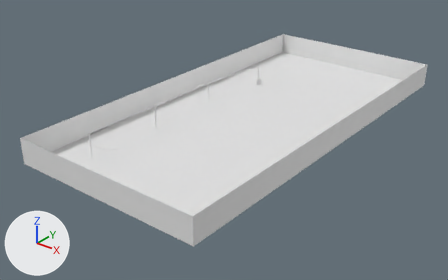
The OBJ model Ressources/Modele/SalleFinStuff.obj as it was, and as the next commit left it.
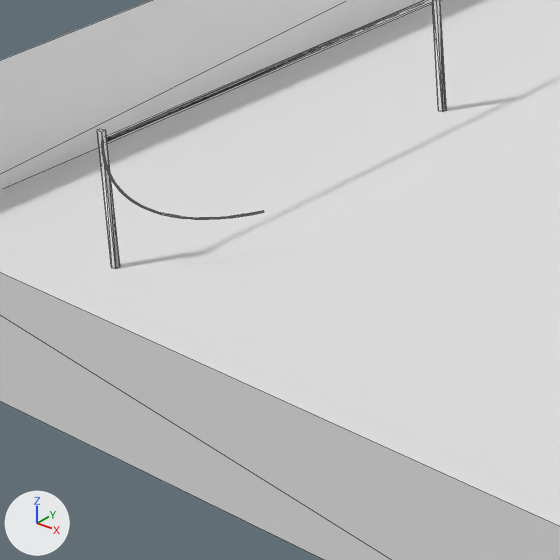
Old and new are each drawn whole from a camera (50 mm lens) standing at (182.4, -263.8, 157.4) and looking at (-33.8, 6.4, -10.2) and again close up on the part from 15% to 40% of the width and 38% to 77% of the height. The axes (+X, +Y, +Z) are drawn at lower left. The lights are the same throughout. The close-ups show mesh edges as thin lines. Where no turn or scale is listed for an object, it has been applied to the vertices.

The first close-up shows 'Cube_Cube.001'.
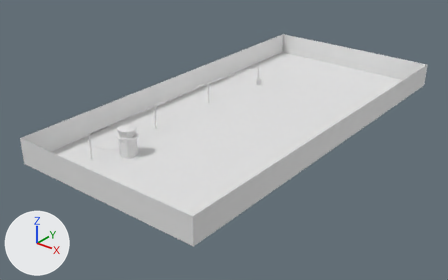
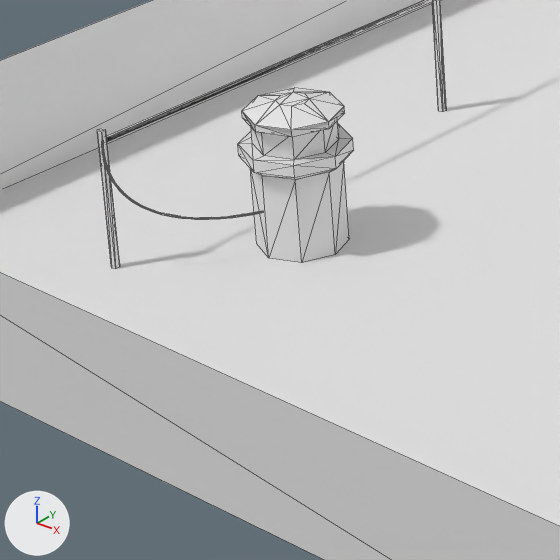
Commit message: Finalisation de la salle finale

Pixel boxes [x1, y1, x2, y2] of what changed, in the close-ups (560 x 560 px):
part 1 of me_cube_cube_001, added: after [238, 88, 354, 263]

Diff of the bpy script that builds the scene:
```diff
--- a/Ressources/Modele/SalleFinStuff.obj.py
+++ b/Ressources/Modele/SalleFinStuff.obj.py
@@ me_cube_cube_001 @@
 # used by ob_cube_cube_001; location = (0.0, 0.0, 0.0)
-me_cube_cube_001.from_pydata(...)  # 216 vertices, 385 faces; spans x -86.0..35.0, y -100.0..149.0, z 0.0..16.0
+me_cube_cube_001.from_pydata(...)  # 288 vertices, 499 faces; spans x -86.0..35.0, y -100.0..149.0, z 0.0..17.0
+# me_cube_cube_001 part 1: a new loose piece of 72 vertices spanning x -57.0..-44.0, y -63.0..-51.0, z 0.0..17.0
```
